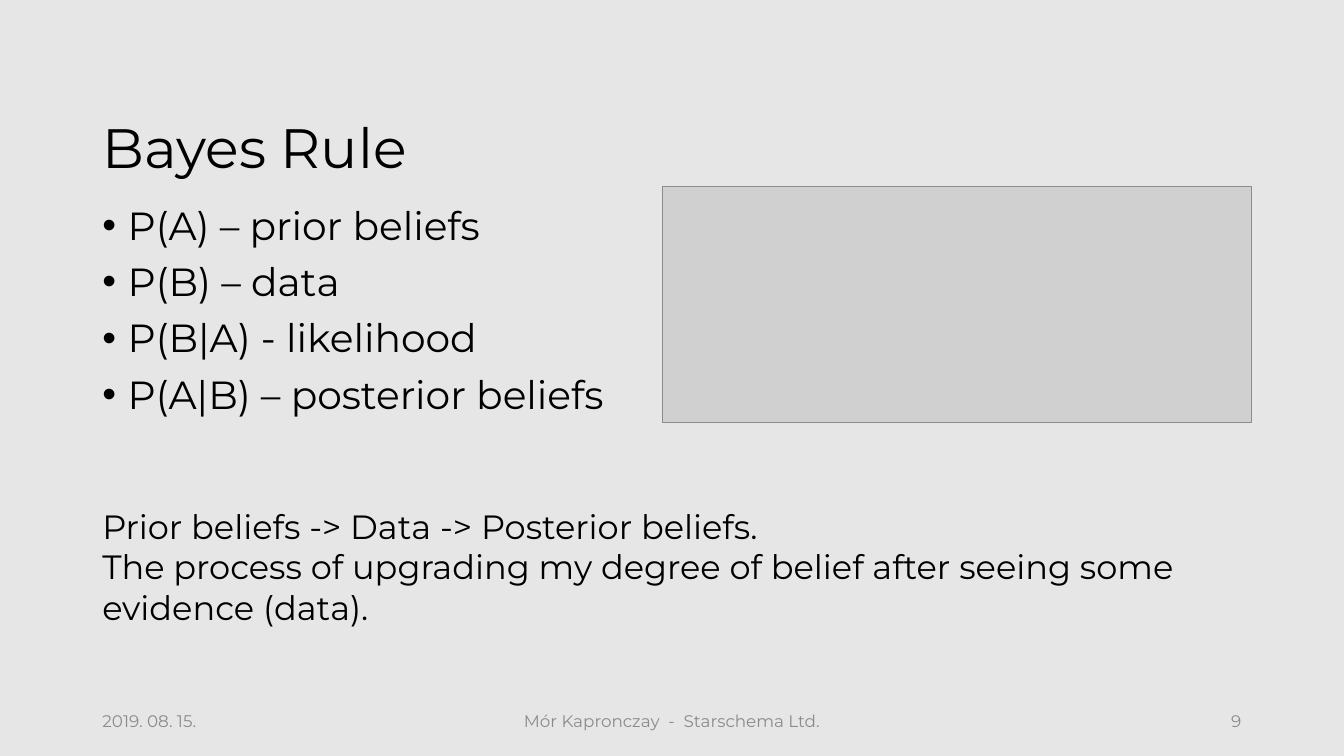
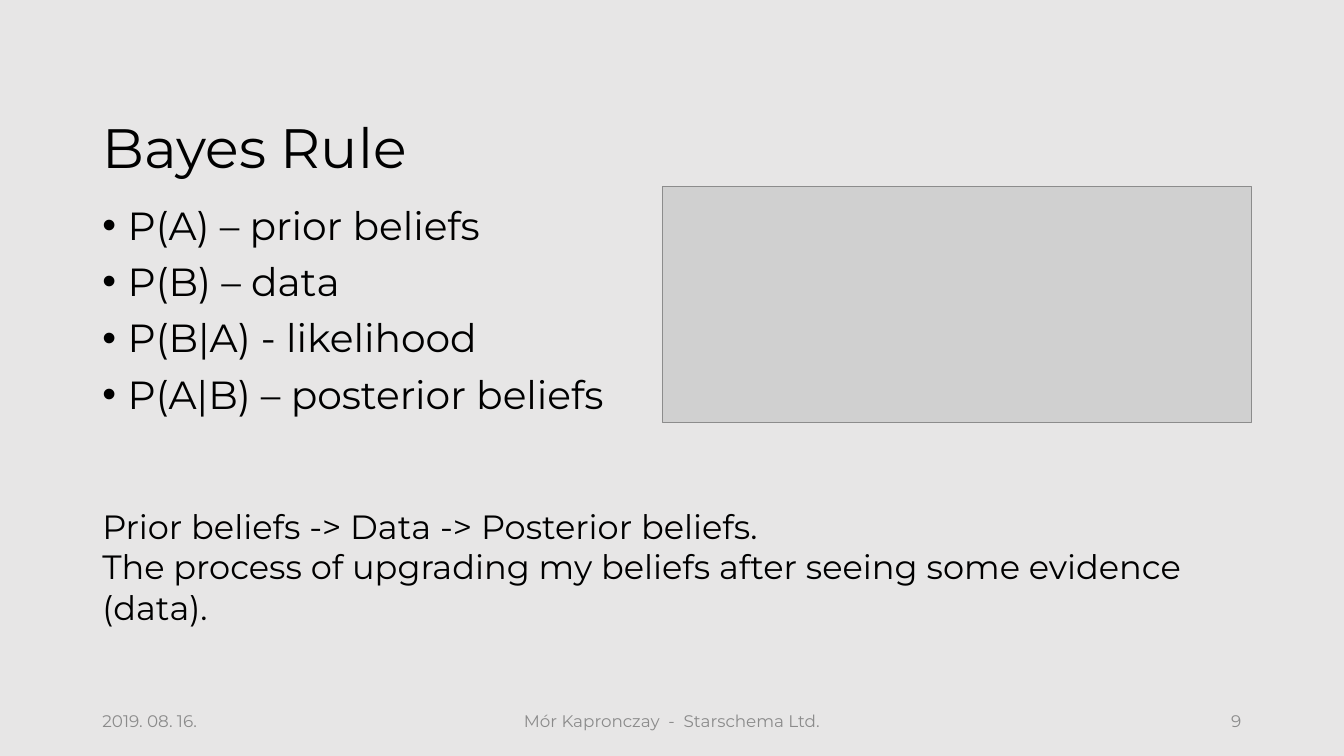
Before and after one commit to morkapronczay/cec2019, a slide deck: slide 9 of presentations/CEC2019-KM-Sess1.pptx. Drawn at 1344x756 pixels with LibreOffice and Linux fonts; fonts in the diff are those of the drawing; grey boxes stand for pictures; background and template pictures are left out. Boxes give left, top, right and bottom in pixels: in the first picture for what was removed or moved away, otherwise in the second. Text is boxed around its words. In the diff, an @@ line names an element or a change of style, - is before the commit and + after.

```diff
--- a/presentations/CEC2019-KM-Sess1.pptx
+++ b/presentations/CEC2019-KM-Sess1.pptx
@@ text at bbox=[102, 554, 1181, 627]: text changed @@
-The process of upgrading my degree of belief after seeing some evidence (data).
+The process of upgrading my beliefs after seeing some evidence (data).
@@ text at bbox=[102, 715, 197, 727]: text changed @@
-2019. 08. 15.
+2019. 08. 16.
```
Also in this commit, not shown: 18 other slides changed.
